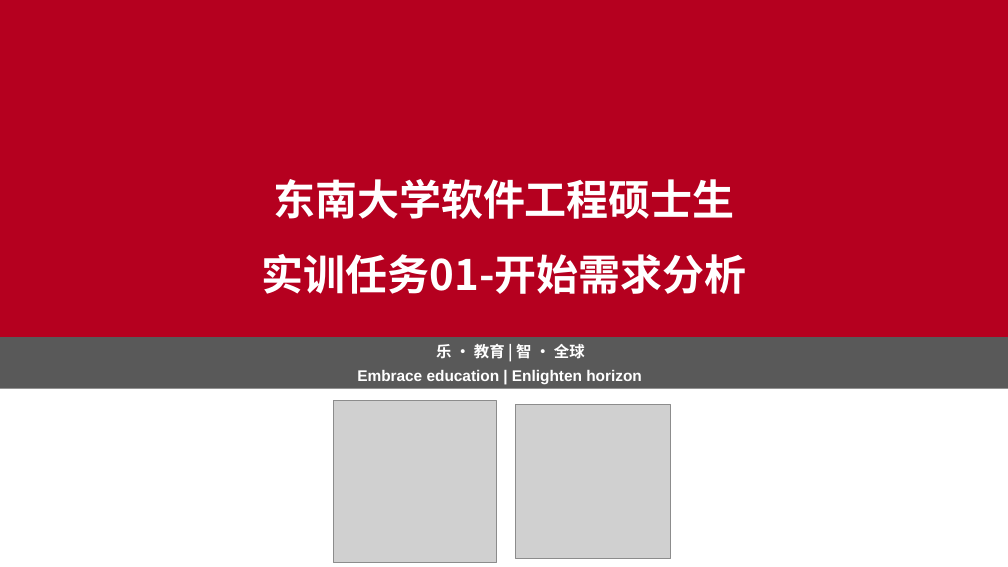
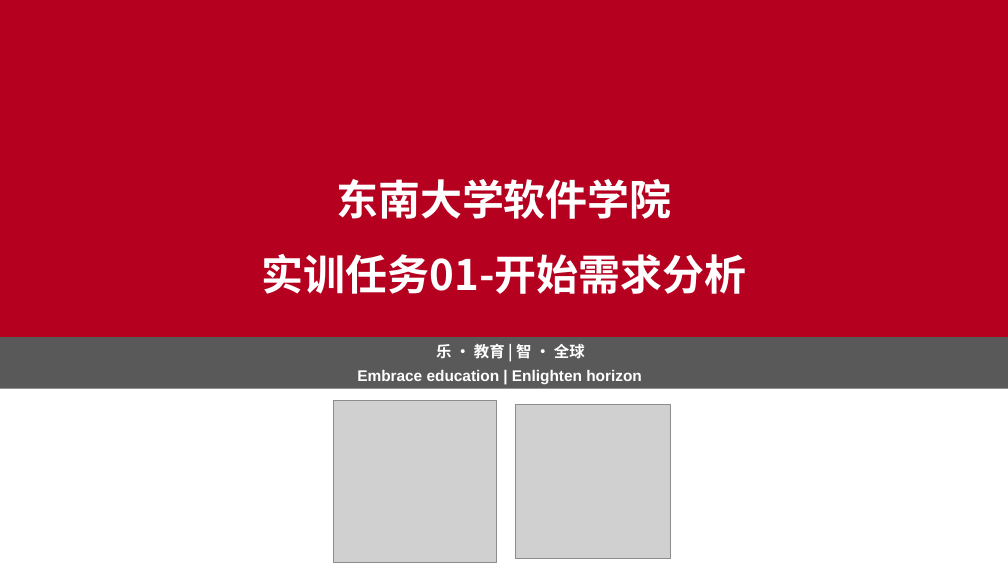
Before and after one commit to QiangAI/AI_Engineering, a slide deck: slide 1 of 东南大学2021/D01_开始需求分析.pptx. Drawn at 1008x567 pixels with LibreOffice and Linux fonts; fonts in the diff are those of the drawing; grey boxes stand for pictures. Boxes give left, top, right and bottom in pixels: in the first picture for what was removed or moved away, otherwise in the second. Text is boxed around its words. In the diff, an @@ line names an element or a change of style, - is before the commit and + after.

```diff
--- a/东南大学2021/D01_开始需求分析.pptx
+++ b/东南大学2021/D01_开始需求分析.pptx
@@ text at (336,179,672,219): text changed @@
-东南大学软件工程硕士生
+东南大学软件学院
```
Also in this commit, not shown: 3 other files.
